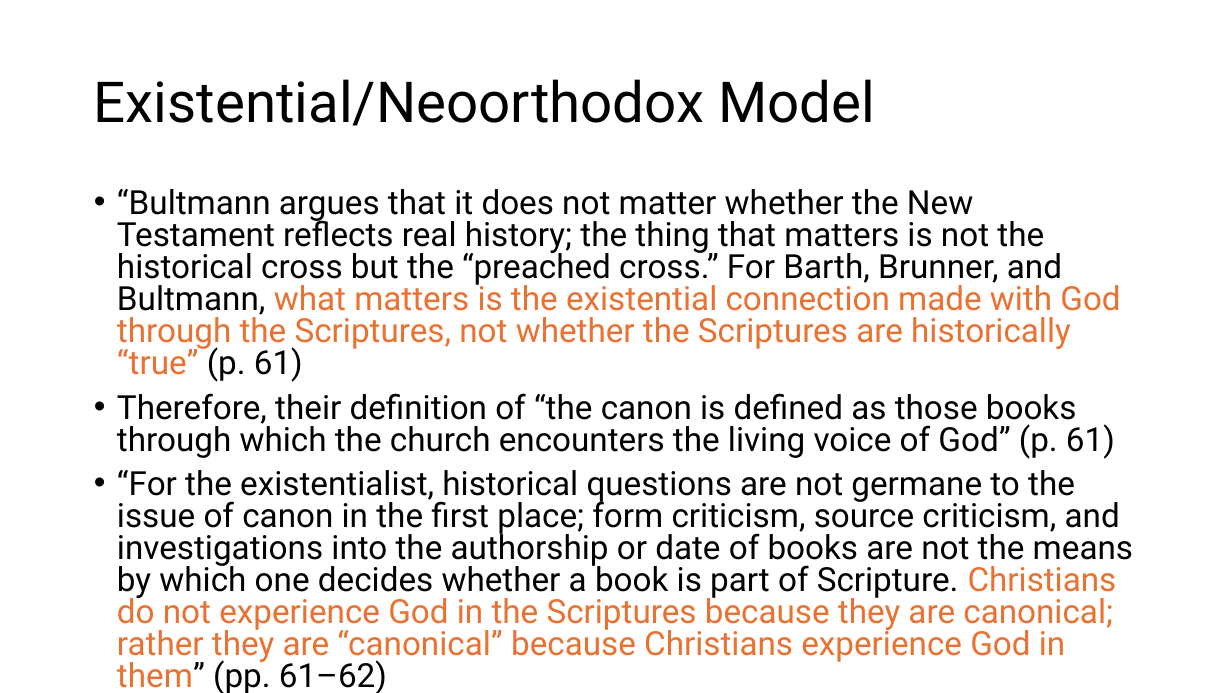
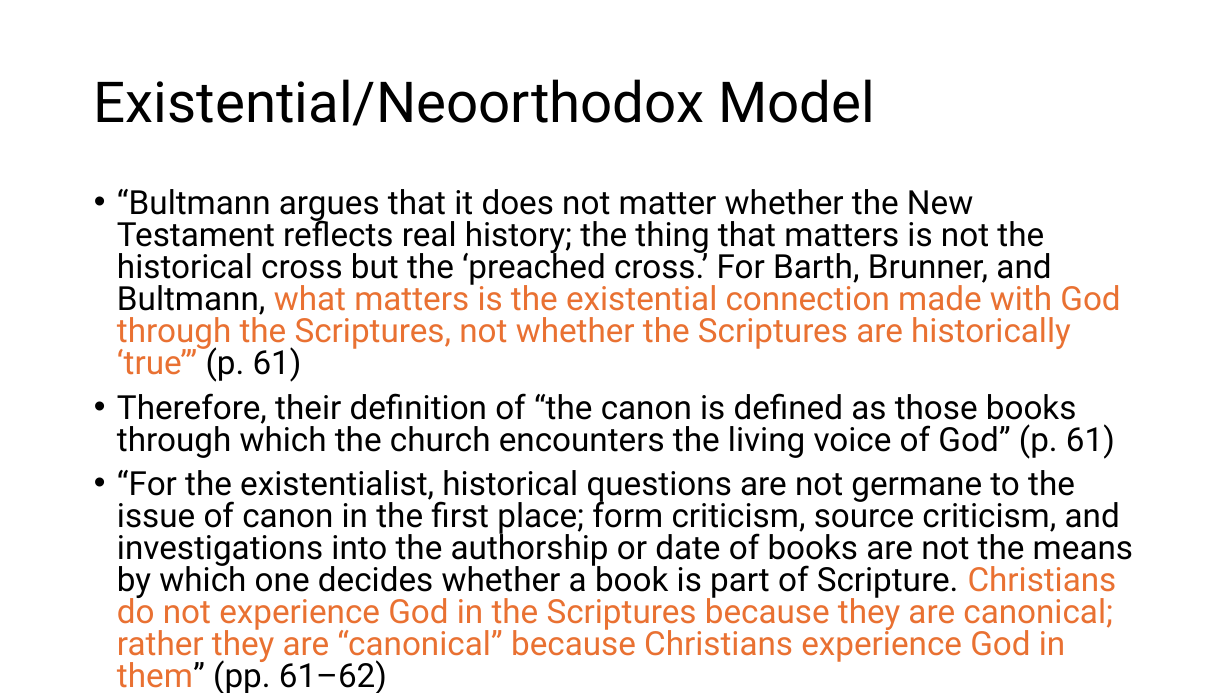
Before and after one commit to Josh0920/Josh0920-website, a slide deck: slide 99 of notes/nt-canon/NT Canon.pptx. Drawn at 1232x693 pixels with LibreOffice and Linux fonts; fonts in the diff are those of the drawing. Boxes give left, top, right and bottom in pixels: in the first picture for what was removed or moved away, otherwise in the second. Text is boxed around its words. In the diff, an @@ line names an element or a change of style, - is before the commit and + after.

```diff
--- a/notes/nt-canon/NT Canon.pptx
+++ b/notes/nt-canon/NT Canon.pptx
@@ text at [117,189,1120,382]: text changed @@
-• “Bultmann argues that it does not matter whether the New Testament reflects real history; the thing that matters is not the historical cross but the “preached cross.” For Barth, Brunner, and Bultmann, what matters is the existential connection made with God through the Scriptures, not whether the Scriptures are historically “true” (p. 61)
+• “Bultmann argues that it does not matter whether the New Testament reflects real history; the thing that matters is not the historical cross but the ‘preached cross.’ For Barth, Brunner, and Bultmann, what matters is the existential connection made with God through the Scriptures, not whether the Scriptures are historically ‘true’” (p. 61)
```
Also in this commit, not shown: 4 other slides changed, 35 other files.
